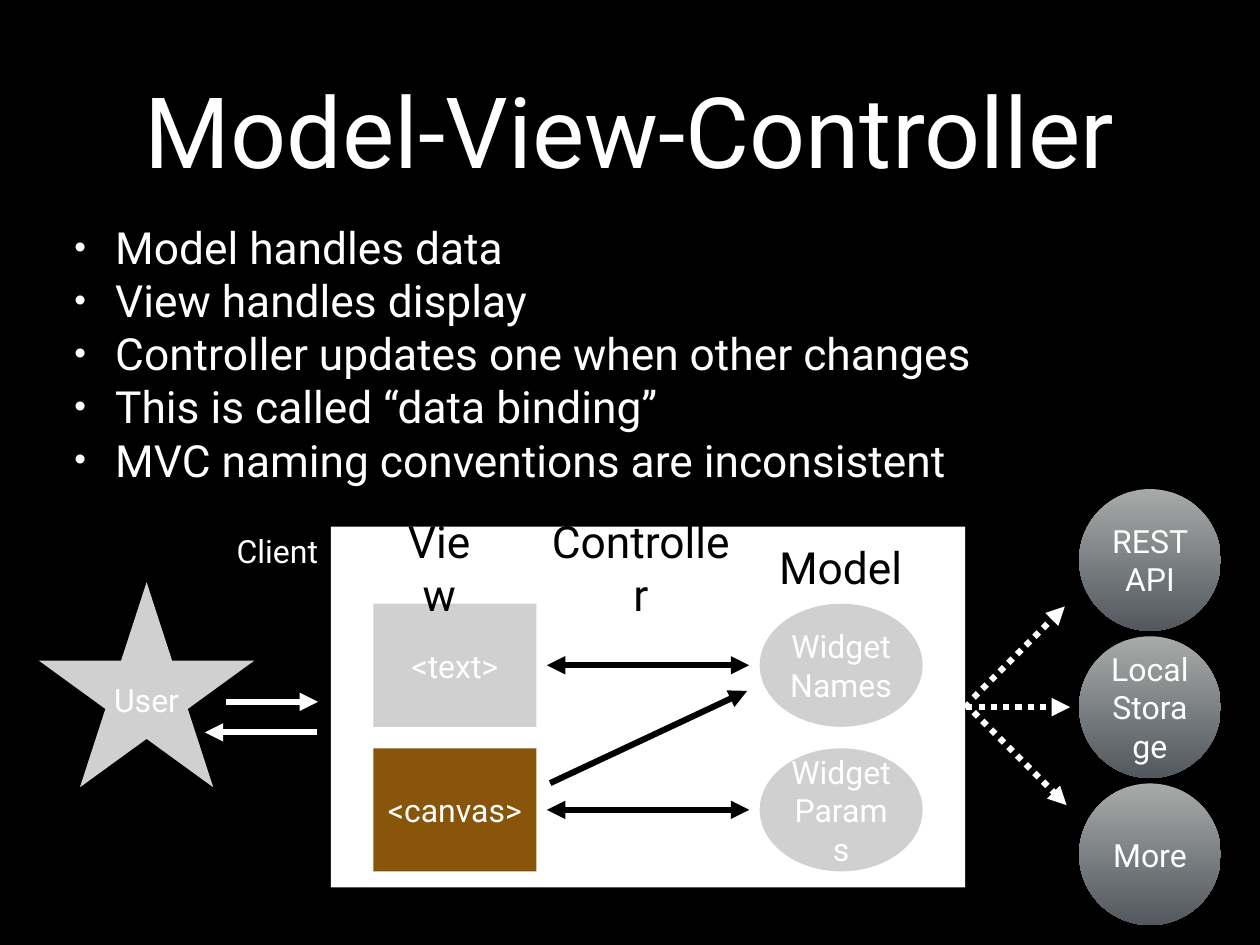
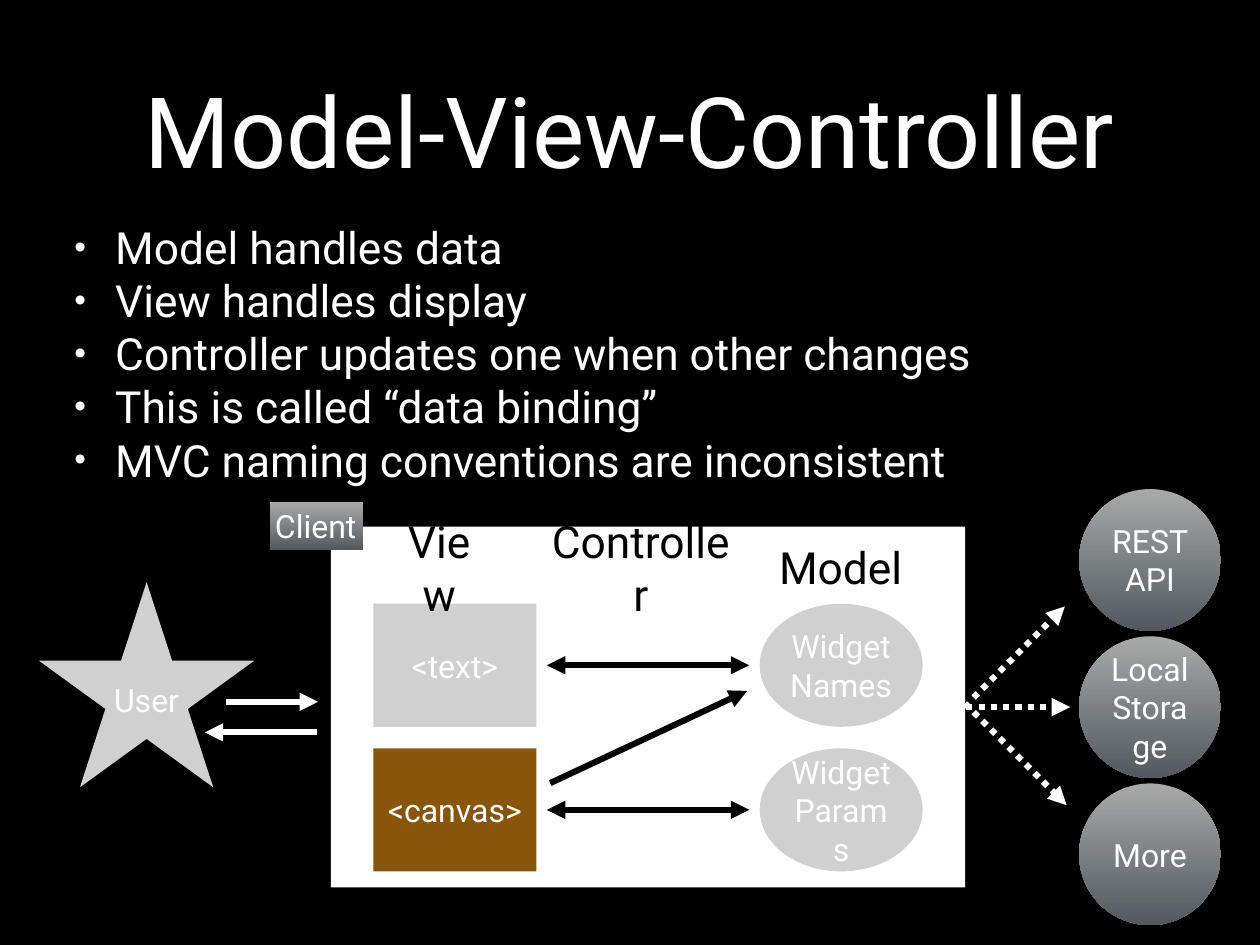
Before and after one commit to eliasjames/training-angular, a slide deck: slide 13 of slides/2.0/Angular 2.0 Slides Day 1.pptx. Drawn at 1260x945 pixels with LibreOffice and Linux fonts; fonts in the diff are those of the drawing; grey boxes stand for pictures. Boxes give left, top, right and bottom in pixels: in the first picture for what was removed or moved away, otherwise in the second. Text is boxed around its words. In the diff, an @@ line names an element or a change of style, - is before the commit and + after.

```diff
--- a/slides/2.0/Angular 2.0 Slides Day 1.pptx
+++ b/slides/2.0/Angular 2.0 Slides Day 1.pptx
@@ rectangle "Client": place and size @@
-rectangle "Client" at [237, 539, 318, 564]
+rectangle "Client" at [270, 502, 363, 550]
@@ rectangle "Client" at [270, 502, 363, 550]: fill none to gradient #A6AAA8 to #53585F @@
```
Also in this commit, not shown: 7 other slides changed, 6 slides added, 5 other files.
